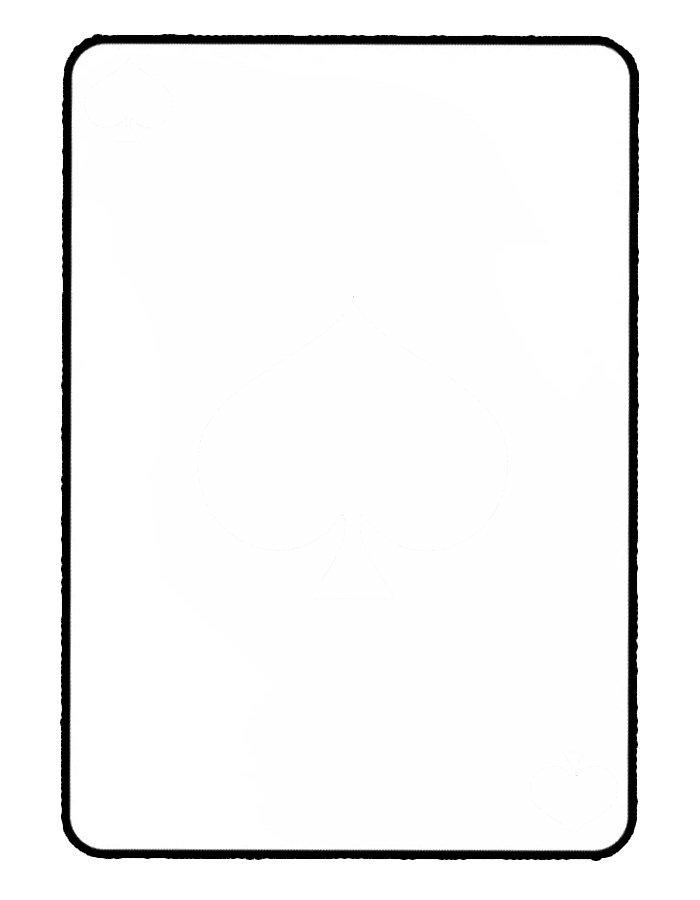
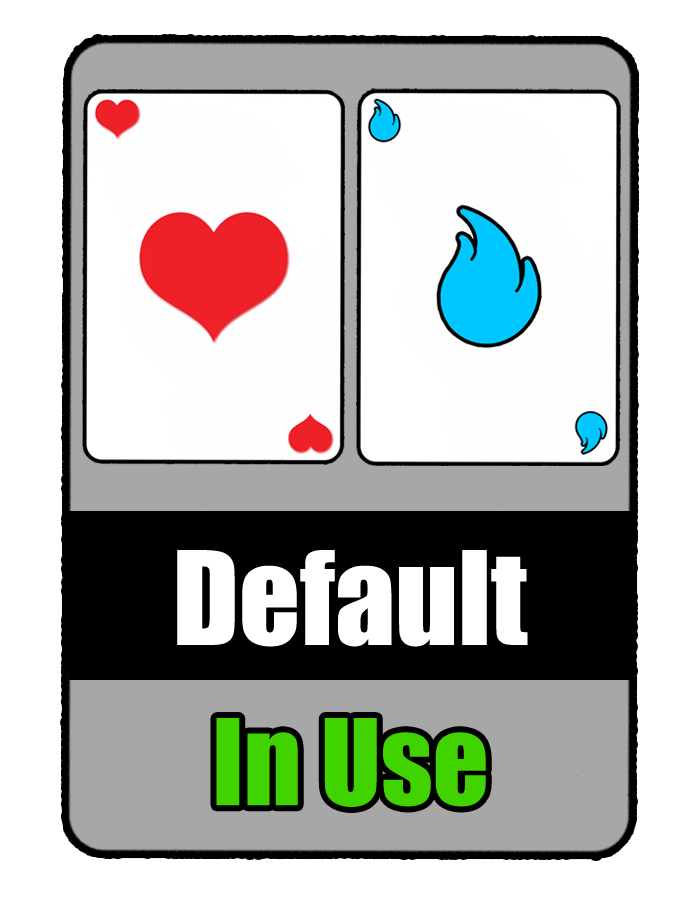
Layered file, before and after one edit (700 × 900). Changes by layer:
added group "Shop Card" with 9 layers above "blank card" over [67, 41, 633, 854]
added layer "Layer 7" in group "Shop Card" over [356, 88, 621, 466]
added layer "Layer 6" in group "Shop Card" over [82, 89, 345, 465]
added layer "deck title" in group "Shop Card" over [177, 550, 528, 647]
added layer "purchased" in group "Shop Card" over [216, 718, 486, 807]
added layer "line" in group "Shop Card" over [68, 511, 631, 680]
added layer "shop card" in group "Shop Card" over [67, 41, 633, 854]
hid "blank card" over [67, 41, 633, 854]
